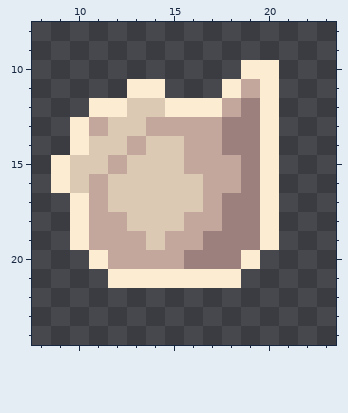
A pixel-art sprite gets an edit: src/Art/Pngs/Bullets/Teapot.png. Above: the version before the commit.
The file is 32x32 pixels. Shown: x 8..23, y 8..24.
After the commit:
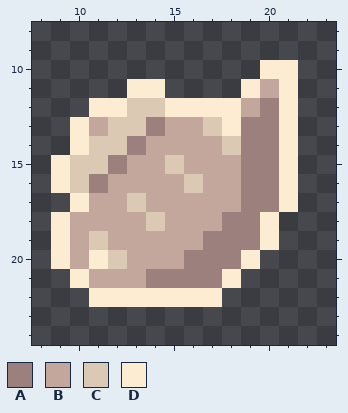
Palette (. is transparent): A #9c807e  B #c3a79c  C #dbc9b4  D #fcecd1
Difference:
@@ x 8..23 @@
  9 ................
-10 ...........DD...
-11 .....DD...DBD...
-12 ...DDCCDDDBAD...
-13 ..DBCCBBBBAAD...
-14 ..DCCBCCBBAAD...
-15 .DCCBCCCBBBAD...
-16 .DCBCCCCCBBAD...
-17 ..DBCCCCCBAAD...
-18 ..DBBCCCBBAAD...
-19 ..DBBBCBBAAAD...
-20 ...DBBBBAAAD....
-21 ....DDDDDDD.....
-22 ................
+10 ............DD..
+11 .....DD....DBD..
+12 ...DDCCDDDDBAD..
+13 ..DBCCABBCDAAD..
+14 ..DCCABBBBCAAD..
+15 .DCCABBCBBBAAD..
+16 .DCABBBBCBBAAD..
+17 ..DBBCBBBBBAAD..
+18 .DBBBBCBBBAAD...
+19 .DBCBBBBBAAAD...
+20 .DBDCBBBAAAD....
+21 ..DBBBAAAAD.....
+22 ...DDDDDDD......
 23 ................
Where, in picture pixels (left, top, right, bottom), the same in both pictures:
changed: (51, 60, 298, 307)
